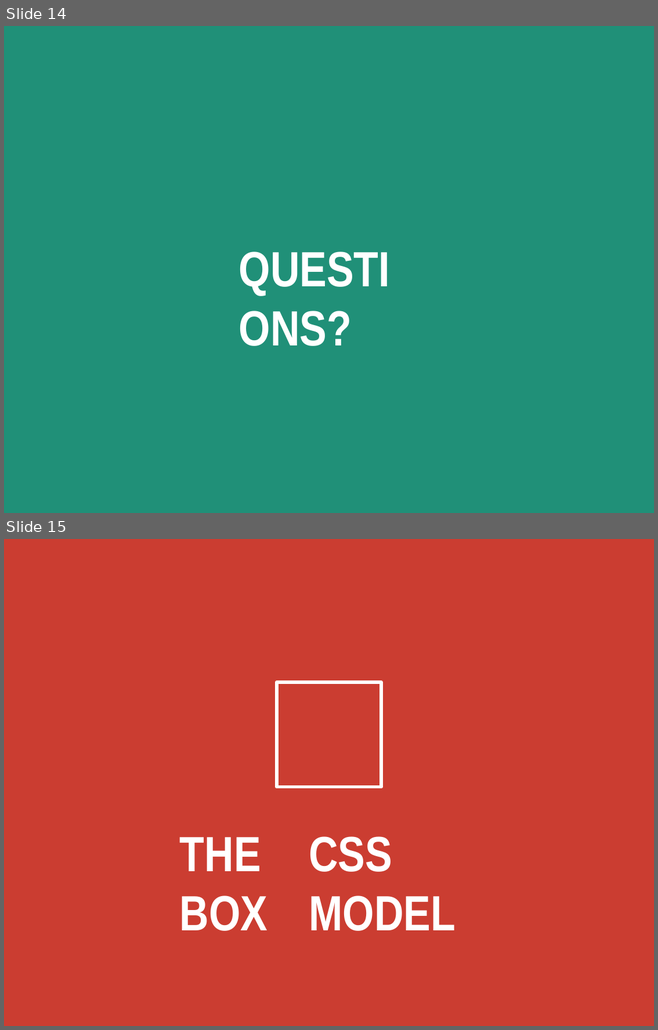
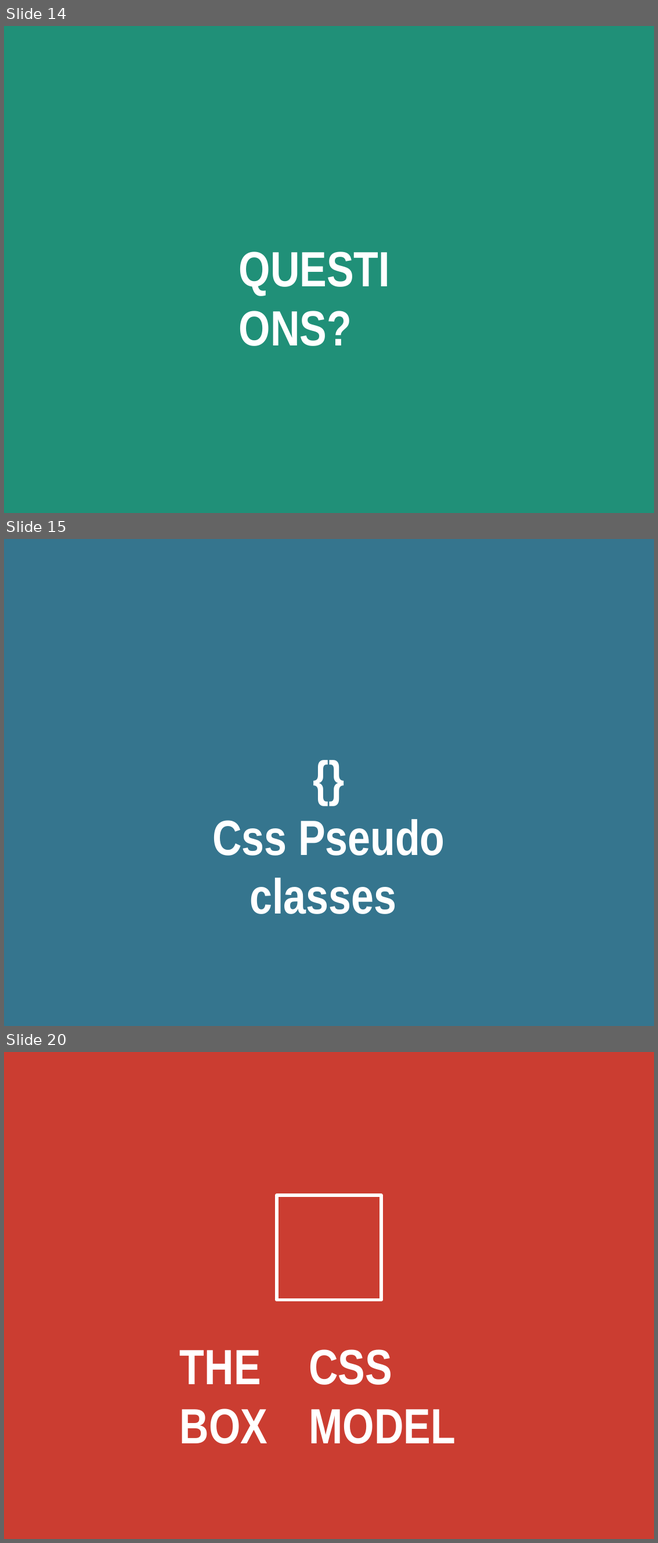
Before and after one commit to kweeket/kweeket.github.io, a slide deck: slides/week-3.pptx. Shown one above the other, each under a label of ours: slides 14 and 15 before the commit, slides 14, 15 and 20 after it; the slides between them are not shown. The pictures are 658x1030 and 658x1543 pixels, drawn with LibreOffice and Linux fonts; fonts in the diff are those of the drawing. Boxes give left, top, right and bottom in pixels: in the first picture for what was removed or moved away, otherwise in the second. Text is boxed around its words. In the diff, an @@ line names an element or a change of style, - is before the commit and + after.

```diff
--- a/slides/week-3.pptx
+++ b/slides/week-3.pptx
@@ slide 15 added at box(4, 539, 654, 1026), background #FFFFFF @@
@@ freeform shape added at box(4, 539, 654, 1026), fill #35758E @@
@@ text added at box(212, 819, 444, 914), 78 pt, text #FFFFFF, bold @@
+{}
+Css Pseudo classes
@@ what was slide 15 is now slide 20 @@
```
Also in this commit, not shown: 1 slide changed, 5 other slides added, 7 slides removed, 2 other files.
